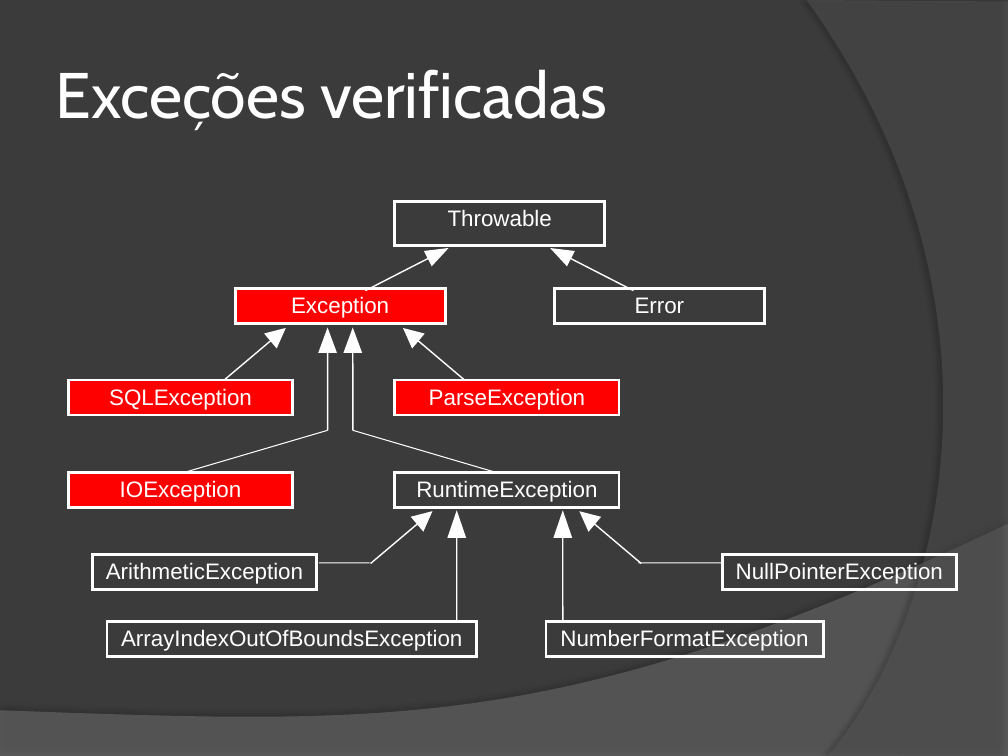
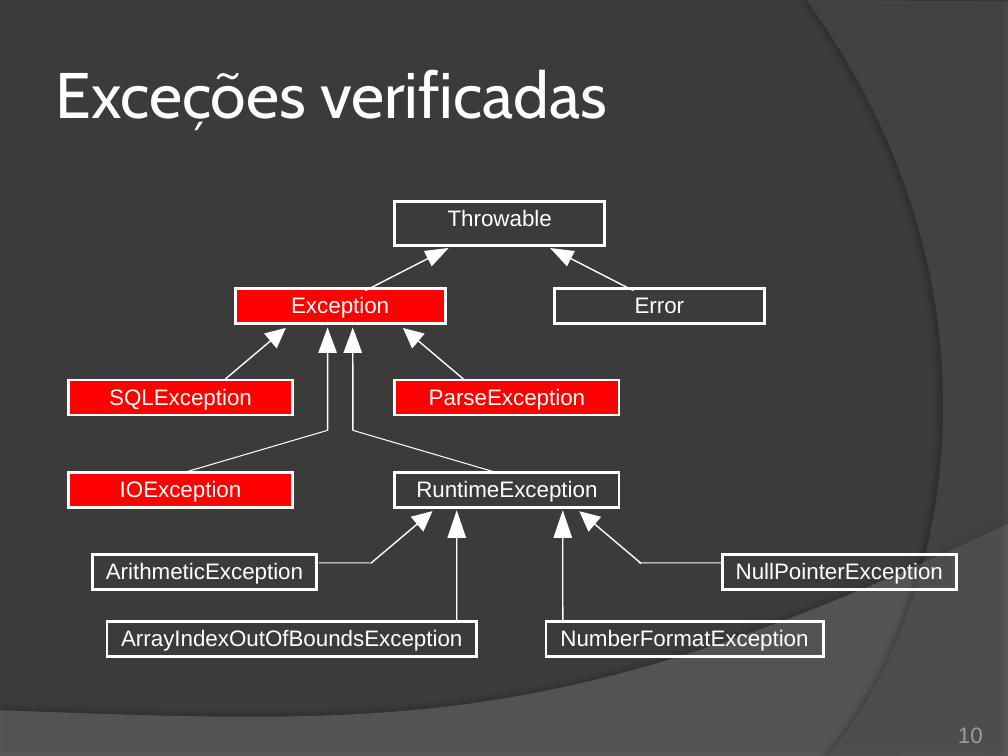
Before and after one commit to duchesqui/slzvieira-training, a slide deck: slide 10 of 2-Java-Programmer-Modulo-II/12.Capitulo06.pptx. Drawn at 1008x756 pixels with LibreOffice and Linux fonts; fonts in the diff are those of the drawing. Boxes give left, top, right and bottom in pixels: in the first picture for what was removed or moved away, otherwise in the second. Text is boxed around its words. In the diff, an @@ line names an element or a change of style, - is before the commit and + after.

```diff
--- a/2-Java-Programmer-Modulo-II/12.Capitulo06.pptx
+++ b/2-Java-Programmer-Modulo-II/12.Capitulo06.pptx
@@ page number added at [958, 727, 983, 743], 16 pt, text #9D9B9A @@
+10
```
Also in this commit, not shown: 5 other slides changed, 3 slides added, 2 slides removed.
